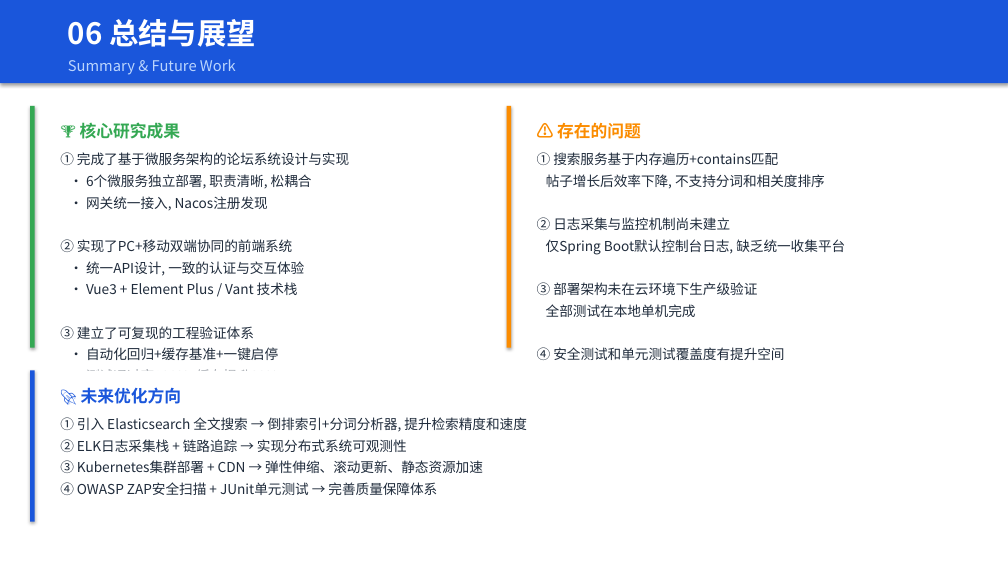
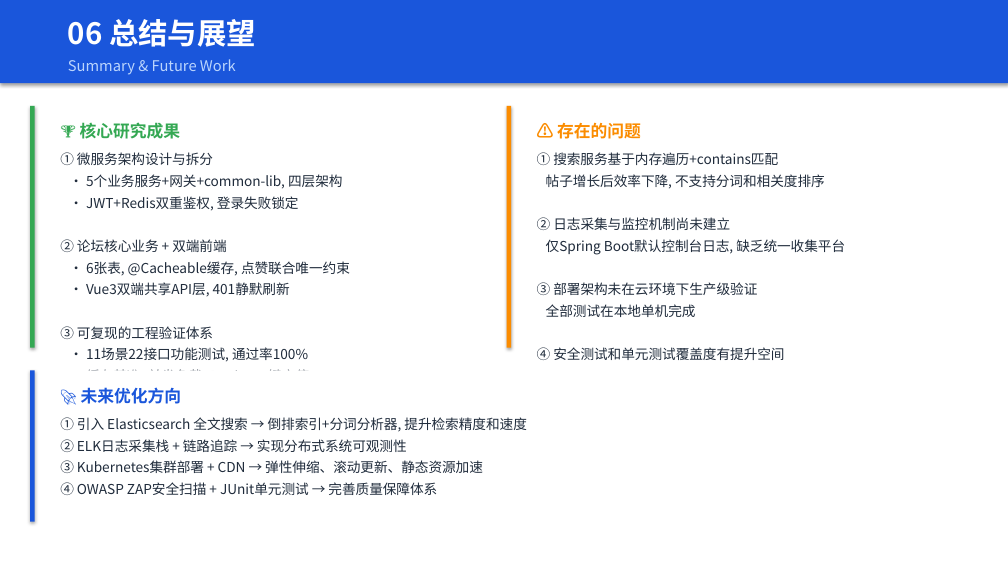
Before and after one commit to Wkjlovec/graduation_project_zhuang, a slide deck: slide 15 of docs/毕业答辩PPT.pptx (slide 13 before the commit). Drawn at 1008x567 pixels with LibreOffice and Linux fonts; fonts in the diff are those of the drawing. Boxes give left, top, right and bottom in pixels: in the first picture for what was removed or moved away, otherwise in the second. Text is boxed around its words. In the diff, an @@ line names an element or a change of style, - is before the commit and + after.

```diff
--- a/docs/毕业答辩PPT.pptx
+++ b/docs/毕业答辩PPT.pptx
@@ text at (x1=60, y1=152, x2=350, y2=371): text changed @@
-① 完成了基于微服务架构的论坛系统设计与实现
-· 6个微服务独立部署, 职责清晰, 松耦合
-· 网关统一接入, Nacos注册发现
-② 实现了PC+移动双端协同的前端系统
-· 统一API设计, 一致的认证与交互体验
-· Vue3 + Element Plus / Vant 技术栈
-③ 建立了可复现的工程验证体系
-· 自动化回归+缓存基准+一键启停
-· 测试通过率100%, 缓存提升80%+
+① 微服务架构设计与拆分
+· 5个业务服务+网关+common-lib, 四层架构
+· JWT+Redis双重鉴权, 登录失败锁定
+② 论坛核心业务 + 双端前端
+· 6张表, @Cacheable缓存, 点赞联合唯一约束
+· Vue3双端共享API层, 401静默刷新
+③ 可复现的工程验证体系
+· 11场景22接口功能测试, 通过率100%
+· 缓存基准+并发负载+Docker一键启停
```
Also in this commit, not shown: 7 other slides changed, 2 slides added, 1 other file.
